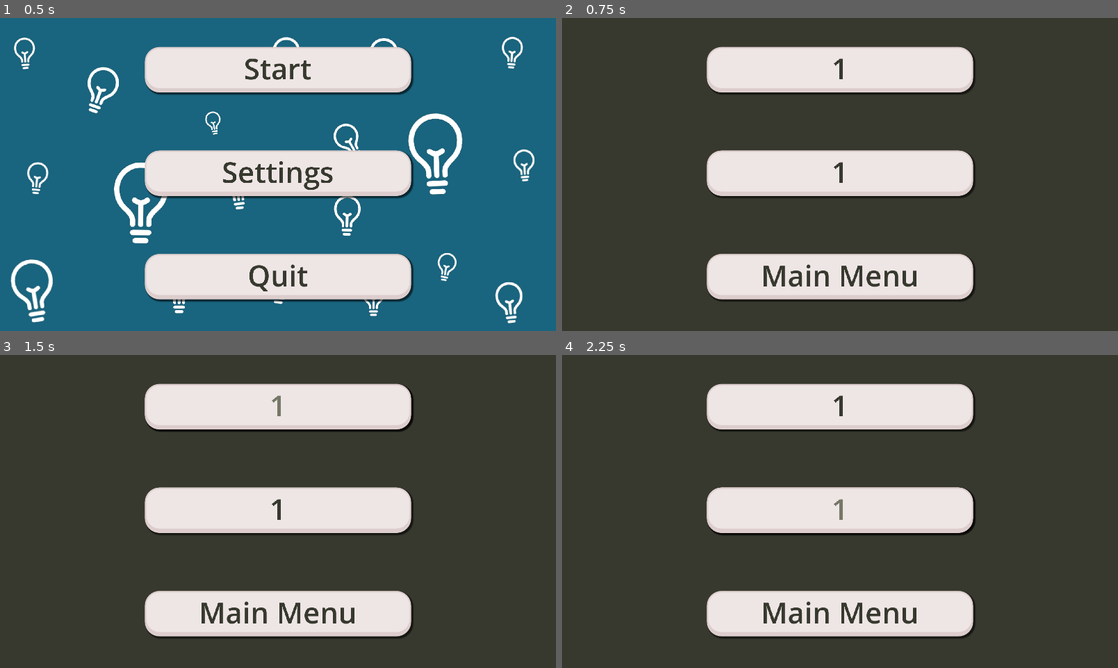
Above: before the commit, frames 1-4 (two rows, left to right).
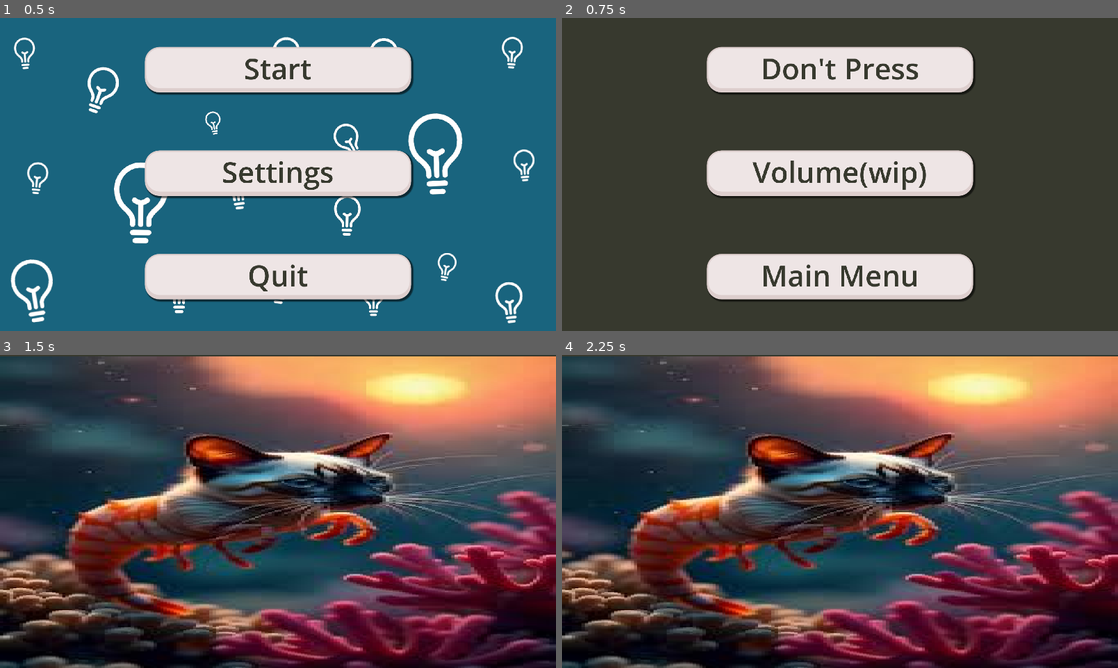
Above: after the commit, the same moments.

Repository: mosusg/brainrot-translator
Game: Godot game, scene res://scenes/menu.tscn
The game is run twice, just before and just after one commit, with the same random seed, the same clock (stepped at 60 frames per second) and the same inputs.
Inputs:
- Up to frame 1 (0.5 s): no input
- Up to frame 2 (0.75 s): click "Settings" at 0.5 s
- Up to frame 3 (1.5 s): click "1" (after the commit: "Don't Press") at 1.25 s
- Up to frame 4 (2.25 s): click "1" (after the commit: "Volume(wip)") at 2 s

Frame 1 is identical in both runs. In frame 2, 1.6% of the frame differs, in the area x 34-66%, y 12-55%; in frame 3, 92%; in frame 4, 92%, in the area x 0-100%, y 0-100%.

Commit message:
tralalala

Diff:
--- a/scenes/deck_hand.tscn
+++ b/scenes/deck_hand.tscn
@@ -19,7 +19,7 @@
 custom_minimum_size = Vector2(1920, 1080)
 offset_right = 1920.0
 offset_bottom = 1080.0
-color = Color(0.0980392, 0.392157, 0.494118, 1)
+color = Color(0.669287, 0.0324466, 0.175692, 1)
 
 [node name="TextureRect" type="TextureRect" parent="."]
 texture_repeat = 2
--- a/scenes/settings.tscn
+++ b/scenes/settings.tscn
@@ -1,8 +1,9 @@
-[gd_scene load_steps=4 format=3 uid="uid://c4f6hwfoh4cqo"]
+[gd_scene load_steps=5 format=3 uid="uid://j173tu85hwao"]
 
 [ext_resource type="Script" uid="uid://cy25lhijhedel" path="res://scripts/settings.gd" id="1_5p8wc"]
 [ext_resource type="StyleBox" uid="uid://bid4da0a1s6wl" path="res://tres/Button style up.tres" id="2_6wm04"]
 [ext_resource type="StyleBox" uid="uid://b62gyhl44h0ks" path="res://tres/Button style.tres" id="2_r6d6q"]
+[ext_resource type="Texture2D" uid="uid://dejloa5cgcuqf" path="res://scenes/images.jpg" id="4_f4mfi"]
 
 [node name="Settings" type="Control"]
 layout_mode = 3
@@ -45,7 +46,7 @@
 theme_override_styles/hover = ExtResource("2_6wm04")
 theme_override_styles/pressed = ExtResource("2_r6d6q")
 theme_override_styles/normal = ExtResource("2_6wm04")
-text = "1"
+text = "Don't Press"
 
 [node name="Option 2" type="Button" parent="CenterContainer/VBoxContainer2"]
 custom_minimum_size = Vector2(920, 100)
@@ -62,7 +63,7 @@
 theme_override_styles/hover = ExtResource("2_6wm04")
 theme_override_styles/pressed = ExtResource("2_r6d6q")
 theme_override_styles/normal = ExtResource("2_6wm04")
-text = "1"
+text = "Volume(wip)"
 
 [node name="Option 3" type="Button" parent="CenterContainer/VBoxContainer2"]
 custom_minimum_size = Vector2(920, 100)
@@ -81,6 +82,16 @@
 theme_override_styles/normal = ExtResource("2_6wm04")
 text = "Main Menu"
 
+[node name="no" type="Sprite2D" parent="."]
+visible = false
+position = Vector2(960, 542.5)
+scale = Vector2(11.2941, 3.63176)
+texture = ExtResource("4_f4mfi")
+
+[node name="Timer" type="Timer" parent="no"]
+one_shot = true
+
 [connection signal="pressed" from="CenterContainer/VBoxContainer2/Option 1" to="." method="_on_option_1_pressed"]
 [connection signal="pressed" from="CenterContainer/VBoxContainer2/Option 2" to="." method="_on_option_2_pressed"]
 [connection signal="pressed" from="CenterContainer/VBoxContainer2/Option 3" to="." method="_on_option_3_pressed"]
+[connection signal="timeout" from="no/Timer" to="." method="_on_timer_timeout"]
--- a/scripts/settings.gd
+++ b/scripts/settings.gd
@@ -1,9 +1,19 @@
 extends Control
 
+@onready var sprite = $no  # Your Sprite node
+@onready var timer = $no/Timer  # Your Timer node
+@onready var button = $"CenterContainer/VBoxContainer2/Option 1"  # Your Button node
+
+func _ready() -> void:
+	sprite.visible = false
 
 func _on_option_1_pressed() -> void:
-	pass
+	sprite.visible = true
+	timer.start(2.0)
 
+func _on_timer_timeout():
+	# Hide the sprite when the timer times out
+	sprite.visible = false
 
 func _on_option_2_pressed() -> void:
 	pass
Binary file added: assets/images.jpg
Not shown, added: assets/images.jpg.import
Binary file added: scenes/images.jpg
Not shown, added: scenes/images.jpg.import
